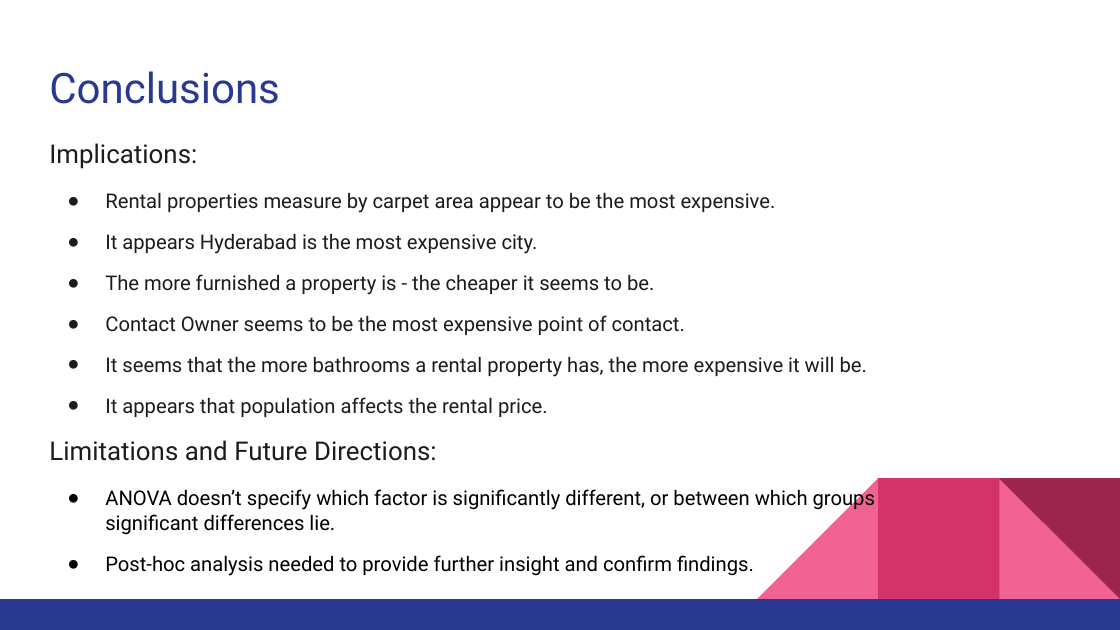
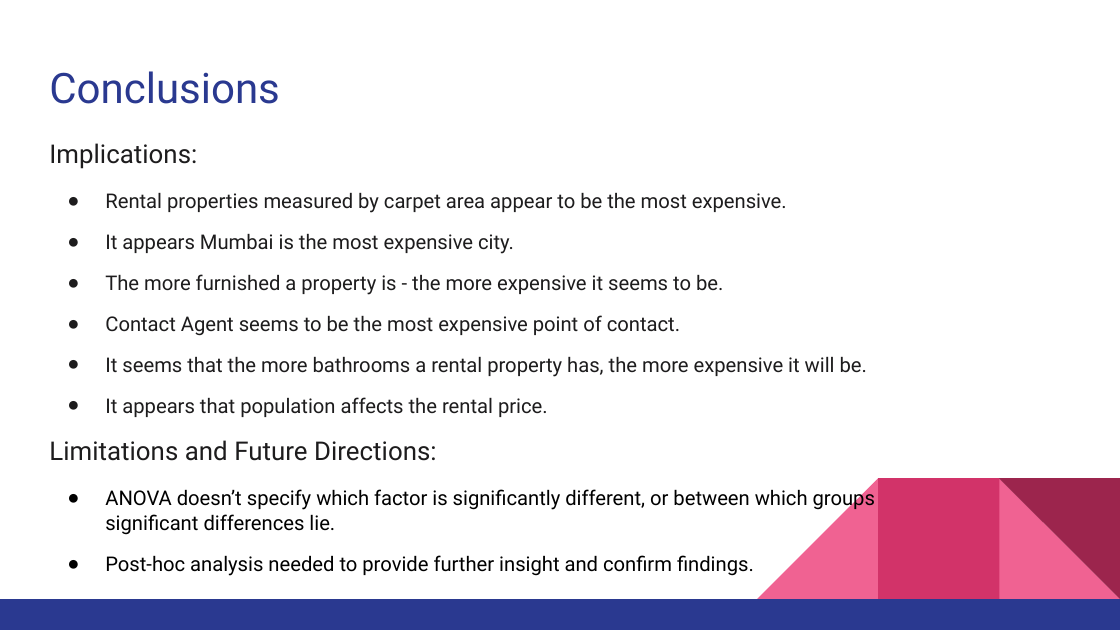
Before and after one commit to FrankMS3/Project-one, a slide deck: slide 17 of Project 1 Presentation.pptx. Drawn at 1120x630 pixels with LibreOffice and Linux fonts; fonts in the diff are those of the drawing. Boxes give left, top, right and bottom in pixels: in the first picture for what was removed or moved away, otherwise in the second. Text is boxed around its words. In the diff, an @@ line names an element or a change of style, - is before the commit and + after.

```diff
--- a/Project 1 Presentation.pptx
+++ b/Project 1 Presentation.pptx
@@ text at (x1=105, y1=193, x2=787, y2=336): text changed @@
-● Rental properties measure by carpet area appear to be the most expensive.
-● It appears Hyderabad is the most expensive city.
-● The more furnished a property is - the cheaper it seems to be.
-● Contact Owner seems to be the most expensive point of contact.
+● Rental properties measured by carpet area appear to be the most expensive.
+● It appears Mumbai is the most expensive city.
+● The more furnished a property is - the more expensive it seems to be.
+● Contact Agent seems to be the most expensive point of contact.
```
Also in this commit, not shown: 2 other slides changed, 2 slides added, 1 slide removed, 1 other file.
